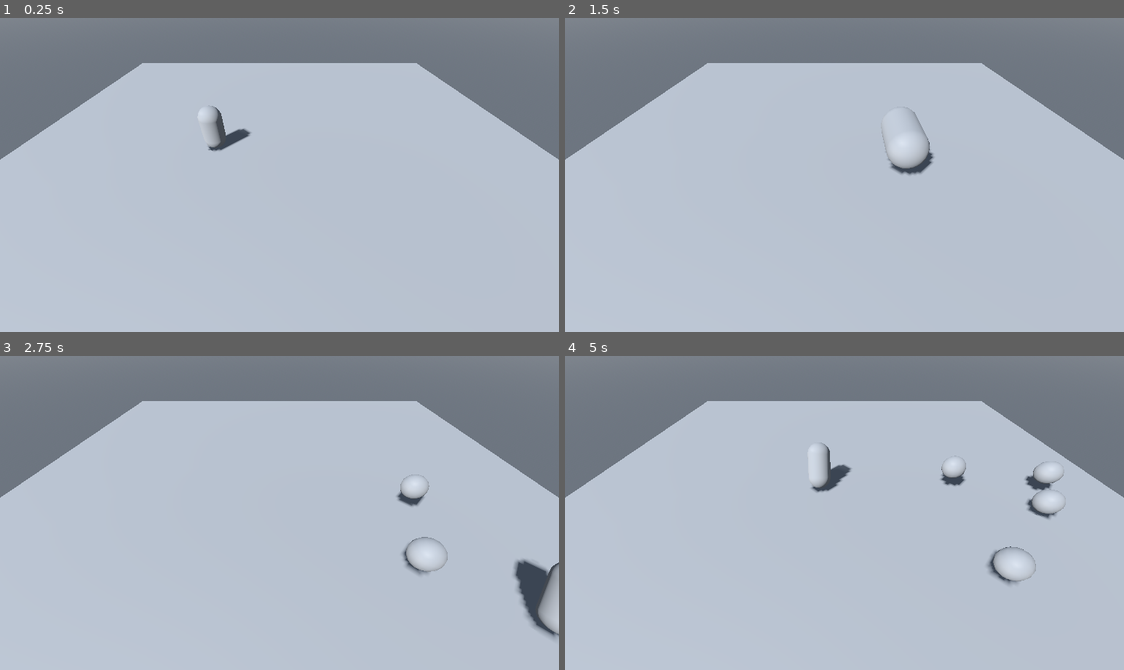
Above: before the commit, frames 1-4 (two rows, left to right).
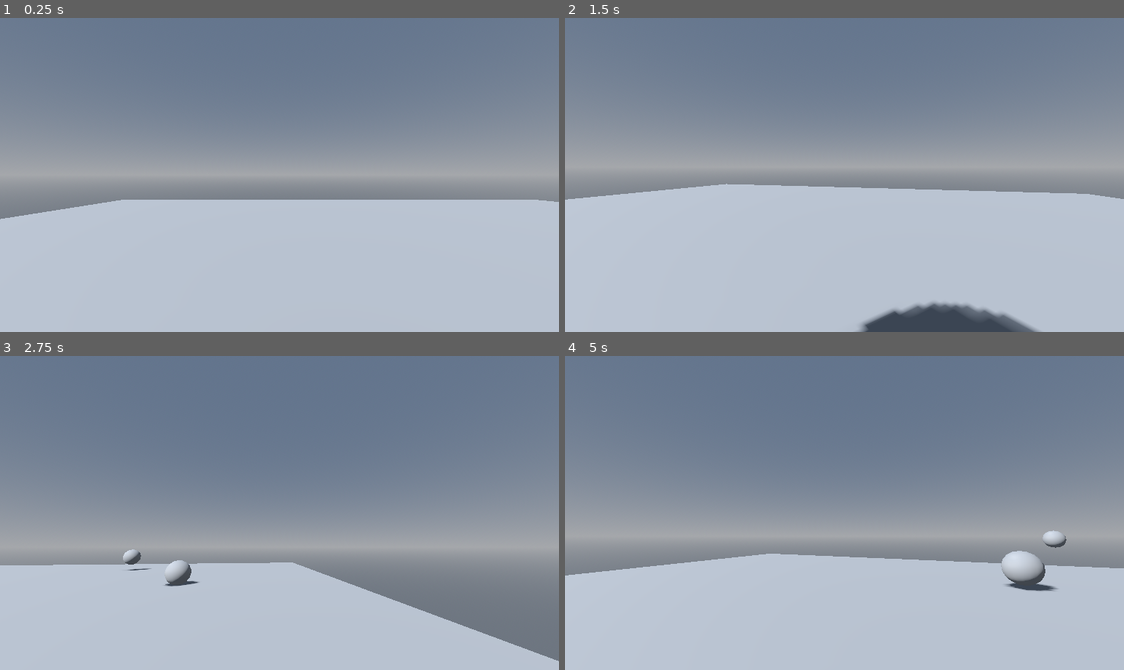
Above: after the commit, the same moments.

Repository: LeonStansfield/Basic-Godot-Multiplayer-Framework
Game: Godot game, scene res://Scenes/test.tscn
Two runs of this game, one before a commit and one after it. Both use one fixed random seed, a clock stepped at 60 frames per second and the inputs below. This scene is started directly instead of the project's main scene.
Inputs (mouse positions are in pixels of both pictures, inside the frame that each line leads up to):
- Up to frame 1 (0.25 s): no input
- Up to frame 2 (1.5 s): tap Enter at 0.5 s; move the mouse to (967, 159) at 0.52 s; press the mouse at (967, 159) at 0.53 s; hold D (move_right) 0.53-1.28 s; right-click (967, 159) at 0.8 s; move the mouse to (732, 190) at 1.27 s; release the mouse at (732, 190) at 1.28 s; hold S (move_back) from 1.28 s (still down); right-click (732, 190) at 1.35 s
- Up to frame 3 (2.75 s): tap Middle mouse button (action_3) at 1.55 s; move the mouse to (335, 443) at 2.02 s; release S (move_back) at 2.03 s; hold D (move_right) from 2.03 s (still down); hold Middle mouse button (action_3) from 2.03 s (still down); click (335, 443) at 2.3 s
- Up to frame 4 (5 s): move the mouse to (816, 575) at 2.77 s; release D (move_right) at 2.78 s; release Middle mouse button (action_3) at 2.78 s; hold W (move_forward) 2.78-3.53 s; click (816, 575) at 2.85 s; right-click (816, 575) at 3.05 s; move the mouse to (1012, 560) at 3.52 s; hold Right mouse button (action_2) 3.53-4.28 s; hold A (move_left) from 3.53 s (still down); tap Middle mouse button (action_3) at 3.8, 4.35 s; move the mouse to (676, 465) at 4.27 s; click (676, 465) at 4.55 s

The runs differ from the first frame. In frame 1, 38% of the frame differs, in the area x 0-100%, y 14-65%; in frame 2, 37%; in frame 3, 51%, in the area x 0-100%, y 14-98%; in frame 4, 44%.

Commit message:
Made player FPV. Players can now throw balls around. Fixed various networking issues.

Diff:
--- a/Prefabs/player.tscn
+++ b/Prefabs/player.tscn
@@ -6,21 +6,6 @@
 radial_segments = 16
 
 [sub_resource type="CapsuleShape3D" id="CapsuleShape3D_y6xdh"]
-
-[sub_resource type="Animation" id="Animation_y6xdh"]
-resource_name = "animation_1"
-tracks/0/type = "value"
-tracks/0/imported = false
-tracks/0/enabled = true
-tracks/0/path = NodePath("MeshInstance3D:rotation")
-tracks/0/interp = 1
-tracks/0/loop_wrap = true
-tracks/0/keys = {
-"times": PackedFloat32Array(0, 0.5, 1),
-"transitions": PackedFloat32Array(1, 1, 1),
-"update": 0,
-"values": [Vector3(0, 0, 0), Vector3(3.14159, 0, 0), Vector3(6.28319, 0, 0)]
-}
 
 [sub_resource type="Animation" id="Animation_5wxv7"]
 length = 0.001
@@ -49,6 +34,21 @@
 "values": [Vector3(1, 1, 1)]
 }
 
+[sub_resource type="Animation" id="Animation_y6xdh"]
+resource_name = "animation_1"
+tracks/0/type = "value"
+tracks/0/imported = false
+tracks/0/enabled = true
+tracks/0/path = NodePath("MeshInstance3D:rotation")
+tracks/0/interp = 1
+tracks/0/loop_wrap = true
+tracks/0/keys = {
+"times": PackedFloat32Array(0, 0.5, 1),
+"transitions": PackedFloat32Array(1, 1, 1),
+"update": 0,
+"values": [Vector3(0, 0, 0), Vector3(3.14159, 0, 0), Vector3(6.28319, 0, 0)]
+}
+
 [sub_resource type="Animation" id="Animation_y5hcb"]
 resource_name = "animation_2"
 tracks/0/type = "value"
@@ -71,12 +71,22 @@
 &"animation_2": SubResource("Animation_y5hcb")
 }
 
-[node name="Player" type="CharacterBody3D" node_paths=PackedStringArray("ball_spawn_pos", "animation_player")]
+[node name="Player" type="CharacterBody3D" node_paths=PackedStringArray("camera_rig", "camera", "ball_spawn_pos", "animation_player")]
 collision_layer = 2
 collision_mask = 3
 script = ExtResource("1_y6xdh")
-ball_spawn_pos = NodePath("BallSpawnPos")
+camera_rig = NodePath("CameraRig")
+camera = NodePath("CameraRig/Camera3D")
+ball_spawn_pos = NodePath("CameraRig/Camera3D/BallSpawnPos")
 animation_player = NodePath("AnimationPlayer")
+
+[node name="CameraRig" type="Node3D" parent="."]
+transform = Transform3D(1, 0, 0, 0, 1, 0, 0, 0, 1, 0, 1.5, 0)
+
+[node name="Camera3D" type="Camera3D" parent="CameraRig"]
+
+[node name="BallSpawnPos" type="Marker3D" parent="CameraRig/Camera3D"]
+transform = Transform3D(1, 0, 0, 0, 1, 0, 0, 0, 1, 0.5, 0, -1)
 
 [node name="MeshInstance3D" type="MeshInstance3D" parent="."]
 transform = Transform3D(1, 0, 0, 0, 1, 0, 0, 0, 1, 0, 1, 0)
@@ -86,9 +96,6 @@
 transform = Transform3D(1, 0, 0, 0, 1, 0, 0, 0, 1, 0, 1, 0)
 shape = SubResource("CapsuleShape3D_y6xdh")
 
-[node name="BallSpawnPos" type="Marker3D" parent="."]
-transform = Transform3D(1, 0, 0, 0, 1, 0, 0, 0, 1, 1, 1, 0)
-
 [node name="AnimationPlayer" type="AnimationPlayer" parent="."]
 libraries = {
 &"": SubResource("AnimationLibrary_y5hcb")
--- a/scripts/ball.gd
+++ b/scripts/ball.gd
@@ -1,11 +1,31 @@
 extends RigidBody3D
+
+var forward_impulse: float = 10.0
+var net_ready: bool = false
+var networked_object_id: String = ""
 
 @export var sync_rate := 0.05
 var _sync_timer := 0.0
 
+# When adding networked objects, things that would normally be called in ready should be called here
+# This is to ensure all the normal 'ready' behavior occurs on all instances of the object across all clients
+func network_ready() -> void:
+	net_ready = true
+	apply_forward_impulse()
+
+# Function used to set network ready.
+# This is needed as when deleting objects, set network ready needs to be set to false
+# so its network code wont run between first being despawned and then actually despawned on all clients.
+func _set_network_ready(v: bool) -> void:
+	net_ready = v
+
 func _ready():
 	if not is_multiplayer_authority():
 		set_physics_process(false)
+
+func apply_forward_impulse():
+	if is_multiplayer_authority():
+		apply_central_impulse(-transform.basis.z * forward_impulse)
 
 func _physics_process(delta):
 	if is_multiplayer_authority():
@@ -21,6 +41,12 @@
 		linear_velocity = lin_vel
 		angular_velocity = ang_vel
 
+# When despawning objects, ensure you call the network manager to clean up all instances of the object
+# Then you can call queue free deffered to ensure it is deleted on all other clients first.
+func _on_despawn_timer_timeout():
+	if multiplayer.is_server():
+		var network_manager = get_tree().get_root().get_node("NetworkManager")
+		if networked_object_id != "":
+			network_manager.despawn_networked_object(networked_object_id) # Ensure network manager deletes all clients objects
 
-func _on_despawn_timer_timeout():
-	queue_free()
+	call_deferred("queue_free") # Delete object locally next frame
--- a/scripts/network_manager.gd
+++ b/scripts/network_manager.gd
@@ -47,7 +47,12 @@
 	print("Hosting server on port %d" % PORT)
 	emit_signal("hosting_started")
 
-	spawn_networked_object("player", str(multiplayer.get_unique_id()), multiplayer.get_unique_id(), Vector3.ZERO, false)
+	# Spawn the host's player object. We'll give them a small offset to start with.
+	var rng = RandomNumberGenerator.new()
+	rng.randomize()
+	var spawn_offset = Vector3(rng.randf_range(-3, 3), 0, rng.randf_range(-3, 3))
+	var host_spawn_pos = spawn_root.global_position + spawn_offset
+	spawn_networked_object("player", str(multiplayer.get_unique_id()), multiplayer.get_unique_id(), host_spawn_pos, Vector3.ZERO, Vector3.ONE, false)
 	return OK
 
 func join_game(ip: String) -> Error:
@@ -97,9 +102,12 @@
 	print("Peer connected: %d" % id)
 
 	if multiplayer.is_server():
-		var spawn_pos = spawn_root.global_position + Vector3(randf_range(-3.0, 3.0), 0.0, randf_range(-3.0, 3.0))
+		var rng = RandomNumberGenerator.new()
+		rng.randomize()
+		var spawn_offset = Vector3(rng.randf_range(-3, 3), 0, rng.randf_range(-3, 3))
+		var spawn_pos = spawn_root.global_position + spawn_offset
 		# Spawn server-side but don't announce here (we will explicitly tell peers below)
-		spawn_networked_object("player", str(id), id, spawn_pos, false)
+		spawn_networked_object("player", str(id), id, spawn_pos, Vector3.ZERO, Vector3.ONE, false)
 
 		# 1) Tell the new peer about ALL existing objects (including this new player's object)
 		for object_id in networked_objects.keys():
@@ -108,12 +116,12 @@
 			var obj_type: String = rec.type
 			var auth: int = node.get_multiplayer_authority()
 			var pos: Vector3 = node.global_position if node is Node3D else Vector3.ZERO
-			rpc_id(id, "spawn_remote_object", obj_type, object_id, auth, pos)
+			rpc_id(id, "spawn_remote_object", obj_type, object_id, auth, pos, Vector3.ZERO, Vector3.ONE)
 
 		# 2) Tell all existing peers about the new player's object (avoid sending to the newly-connected peer)
 		for peer_id in multiplayer.get_peers():
 			if peer_id != id:
-				rpc_id(peer_id, "spawn_remote_object", "player", str(id), id, spawn_pos)
+				rpc_id(peer_id, "spawn_remote_object", "player", str(id), id, spawn_pos, Vector3.ZERO, Vector3.ONE)
 
 func _on_peer_disconnected(id: int) -> void:
 	print("Peer disconnected: %d" % id)
@@ -123,62 +131,57 @@
 		rpc("despawn_remote_object", str(id))
 
 # GENERIC NETWORKED OBJECT MANAGEMENT
-func spawn_networked_object(object_type: String, object_id: String, authority: int = 1, position: Vector3 = Vector3.ZERO, announce: bool = true) -> void:
+func spawn_networked_object(object_type: String, object_id: String, authority: int = 1, position: Vector3 = Vector3.ZERO, rotation: Vector3 = Vector3.ZERO, scale: Vector3 = Vector3.ONE, announce: bool = true) -> void:
+	# Check if the object type is valid
 	if not spawnable_scenes.has(object_type):
 		printerr("Unknown object type: %s" % object_type)
 		return
 
-	if networked_objects.has(object_id):
+	if networked_objects.has(object_id): # If the object already exists, despawn it before spawning a new one
 		despawn_networked_object(object_id)
 
+	# Create the new object
 	var scene: PackedScene = spawnable_scenes[object_type]
 	var node: Node = scene.instantiate()
 	node.name = "%s_%s" % [object_type.capitalize(), object_id]
 	spawn_root.add_child(node)
 
+	# Set transforms
+	if node is Node3D:
+		node.global_position = position
+		node.rotation_degrees = rotation
+		node.scale = scale
+
+	# Set ID
+	if node.networked_object_id != null:
+		node.networked_object_id = object_id
+
 	node.set_multiplayer_authority(authority)
 
-	if node is Node3D:
-		if position != Vector3.ZERO:
-			node.global_position = position
-		elif multiplayer.is_server():
-			var random_offset = Vector3(randf_range(-3.0, 3.0), 0.0, randf_range(-3.0, 3.0))
-			node.global_position = spawn_root.global_position + random_offset
-
-	if node.has_method("set_network_ready"):
-		node.call("set_network_ready", true)
+	# Call network_ready now objects are initialised
+	if node.has_method("network_ready"):
+		node.call("network_ready")
 
 	networked_objects[object_id] = { "type": object_type, "node": node }
-	print("Spawned %s with ID %s (authority: %d) at %s" % [object_type, object_id, authority, node.global_position])
-
-	# If this is a server-side runtime spawn, tell connected peers to also create the object
+	print("Spawned %s with ID %s (authority: %d) at position: %s rotation: %s scale: %s " % [object_type, object_id, authority, node.global_position, node.rotation_degrees, node.scale])
+
+	# Announce the new object to all peers
 	if multiplayer.is_server() and announce:
 		for peer_id in multiplayer.get_peers():
-			rpc_id(peer_id, "spawn_remote_object", object_type, object_id, authority, node.global_position)
-
-	if node is Node3D:
-		if position != Vector3.ZERO:
-			node.global_position = position
-		elif multiplayer.is_server():
-			var random_offset = Vector3(randf_range(-3.0, 3.0), 0.0, randf_range(-3.0, 3.0))
-			node.global_position = spawn_root.global_position + random_offset
-
-	if node.has_method("set_network_ready"):
-		node.call("set_network_ready", true)
-
-	networked_objects[object_id] = { "type": object_type, "node": node }
-	print("Spawned %s with ID %s (authority: %d) at %s" % [object_type, object_id, authority, node.global_position])
+			rpc_id(peer_id, "spawn_remote_object", object_type, object_id, authority, node.global_position, node.rotation_degrees, node.scale)
 
 @rpc("any_peer", "reliable")
-func spawn_remote_object(object_type: String, object_id: String, authority: int, position: Vector3) -> void:
-	spawn_networked_object(object_type, object_id, authority, position)
+func spawn_remote_object(object_type: String, object_id: String, authority: int, position: Vector3, rotation: Vector3, scale: Vector3) -> void:
+	spawn_networked_object(object_type, object_id, authority, position, rotation, scale)
 
 func despawn_networked_object(object_id: String) -> void:
 	if networked_objects.has(object_id):
 		var node: Node = networked_objects[object_id].node
-		if is_instance_valid(node):
-			node.queue_free()
-		networked_objects.erase(object_id)
+		if node.has_method("_set_network_ready"):
+			node.call("_set_network_ready", false)
+		networked_objects.erase(object_id)  # Remove reference first
+		if is_instance_valid(node) and is_instance_valid(node):
+			node.call_deferred("queue_free") # Call queue free on the next frame
 
 @rpc("any_peer", "reliable")
 func despawn_remote_object(object_id: String) -> void:
@@ -186,12 +189,22 @@
 
 # RESET/CLEANUP
 func reset_game_state() -> void:
-	for id in networked_objects.keys():
-		var node: Node = networked_objects[id].node
-		if is_instance_valid(node):
-			node.queue_free()
+	print("Resetting game state...")
+
+	# Make a copy of keys
+	var object_ids = networked_objects.keys()
+	for id in object_ids:
+		var rec = networked_objects.get(id, null)
+		if rec != null:
+			var node: Node = rec.node
+			if is_instance_valid(node) and is_instance_valid(node):
+				if node.has_method("_set_network_ready"):
+					node.call("_set_network_ready", false)
+				# Use deferred call to delete on the next frame
+				node.call_deferred("queue_free")
+
+	# Clear after freeing requests have been queued
 	networked_objects.clear()
-	print("Game state reset")
 
 func _close_peer() -> void:
 	if multiplayer.multiplayer_peer != null:
--- a/scripts/player.gd
+++ b/scripts/player.gd
@@ -3,18 +3,41 @@
 @export var speed: float = 8.0
 @export var acceleration: float = 5.0
 @export var deceleration: float = 8.0
-@export var is_networked: bool = true
+var gravity: float = ProjectSettings.get_setting("physics/3d/default_gravity")
+
+@export var camera_rig: Node3D
+@export var camera: Camera3D
 @export var ball_spawn_pos: Marker3D
 @export var animation_player: AnimationPlayer
 
+@export var is_networked: bool = true
+var networked_object_id: String = ""
 var net_ready: bool = false
-var gravity: float = ProjectSettings.get_setting("physics/3d/default_gravity")
 
-func set_network_ready(v: bool) -> void:
+var mouse_sensitivity: float = 0.1
+var camera_pitch: float = 0.0
+
+func network_ready() -> void:
+	net_ready = true
+	set_current_camera()
+
+func _set_network_ready(v: bool) -> void:
 	net_ready = v
 
+func _ready() -> void:
+	set_current_camera()
+
 func _unhandled_input(event: InputEvent) -> void:
-	if (is_multiplayer_authority() and net_ready) || not is_networked:
+	if (is_multiplayer_authority() and net_ready) or not is_networked:
+		if event.is_action_pressed("escape"):
+			if Input.mouse_mode == Input.MOUSE_MODE_CAPTURED:
+				Input.set_mouse_mode(Input.MOUSE_MODE_VISIBLE)
+			else:
+				Input.set_mouse_mode(Input.MOUSE_MODE_CAPTURED)
+
+		if event is InputEventMouseMotion:
+			_handle_mouse_look(event)
+
 		if event.is_action_pressed("action_1"):
 			trigger_animation("animation_1")
 		if event.is_action_pressed("action_2"):
@@ -23,7 +46,7 @@
 			throw_ball()
 
 func _physics_process(delta: float) -> void:
-	if (is_multiplayer_authority() and net_ready) || not is_networked:
+	if not is_networked or (net_ready and is_multiplayer_authority()):
 		if not is_on_floor():
 			velocity.y -= gravity * delta
 
@@ -39,29 +62,50 @@
 
 		move_and_slide()
 
+		# Send transform to others
 		update_transform.rpc(global_transform)
 
+# Handle looking around
+func _handle_mouse_look(event: InputEventMouseMotion) -> void:
+	var yaw_change = -event.relative.x * mouse_sensitivity
+	var pitch_change = -event.relative.y * mouse_sensitivity
+
+	# Rotate player horizontally (yaw)
+	rotate_y(deg_to_rad(yaw_change))
+
+	# Adjust pitch and clamp it
+	camera_pitch = clamp(camera_pitch + pitch_change, -80, 80)
+	camera_rig.rotation_degrees.x = camera_pitch
+
+# Enable/disable camera based on authority
+func set_current_camera() -> void:
+	if (is_multiplayer_authority() and net_ready) or not is_networked:
+		camera.current = true
+		Input.set_mouse_mode(Input.MOUSE_MODE_CAPTURED)
+	else:
+		camera.current = false  # Remote players don't render their camera
+
 func throw_ball() -> void:
-	var pos : Vector3 = ball_spawn_pos.global_position
+	var pos: Vector3 = ball_spawn_pos.global_position
+	var rot: Vector3 = ball_spawn_pos.global_rotation_degrees
 	if multiplayer.is_server():
-		_spawn_ball(pos)
+		_spawn_ball(pos, rot)
 	else:
-		rpc_id(1, "request_spawn_ball", pos)
+		rpc_id(1, "request_spawn_ball", pos, rot)
 
 @rpc("authority", "reliable")
-func request_spawn_ball(pos: Vector3) -> void:
+func request_spawn_ball(pos: Vector3, rot: Vector3) -> void:
 	if multiplayer.is_server():
-		_spawn_ball(pos)
+		_spawn_ball(pos, rot)
 
-func _spawn_ball(pos: Vector3) -> void:
+func _spawn_ball(pos: Vector3, rot: Vector3) -> void:
 	var network_manager = get_tree().get_root().get_node("NetworkManager")
 	var object_id = str(Time.get_ticks_msec())
-	network_manager.spawn_networked_object("ball", object_id, 1, pos)
+	network_manager.spawn_networked_object("ball", object_id, 1, pos, rot, Vector3.ONE)
 
-# NEW: Local + networked animation trigger
+# Local + networked animation triggers
 func trigger_animation(animation: String) -> void:
 	play_animation(animation)
-	# Notify others
 	play_animation_remote.rpc(animation)
 
 func play_animation(animation: String) -> void:
@@ -70,11 +114,11 @@
 
 @rpc("any_peer", "reliable")
 func play_animation_remote(animation: String) -> void:
-	if (not is_multiplayer_authority() and net_ready) || not is_networked:
+	if (not is_multiplayer_authority() and net_ready) or not is_networked:
 		if animation_player:
 			animation_player.play(animation)
 
 @rpc("any_peer", "unreliable")
 func update_transform(new_transform: Transform3D) -> void:
-	if (not is_multiplayer_authority() and net_ready) || not is_networked:
+	if (not is_multiplayer_authority() and net_ready) or not is_networked:
 		global_transform = new_transform
